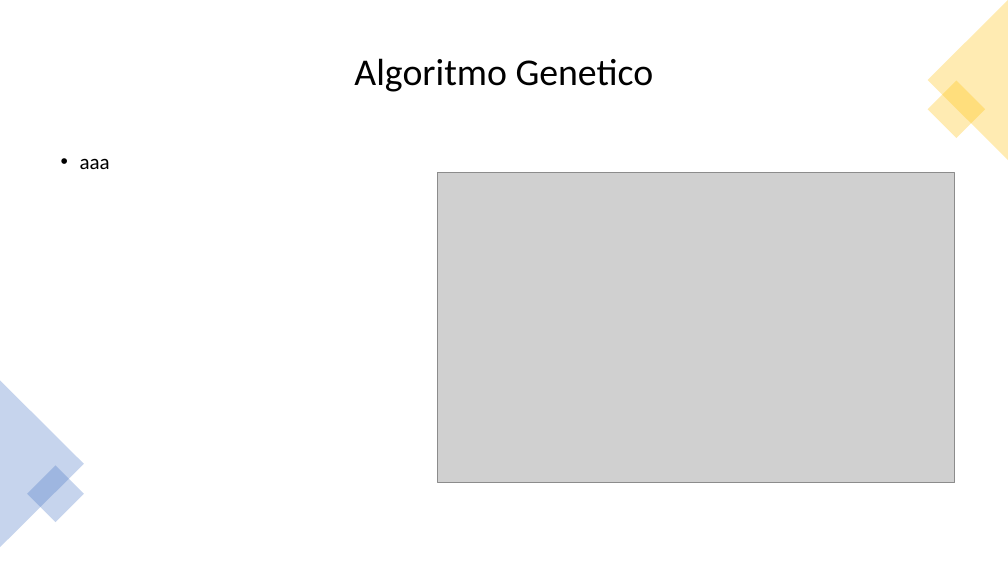
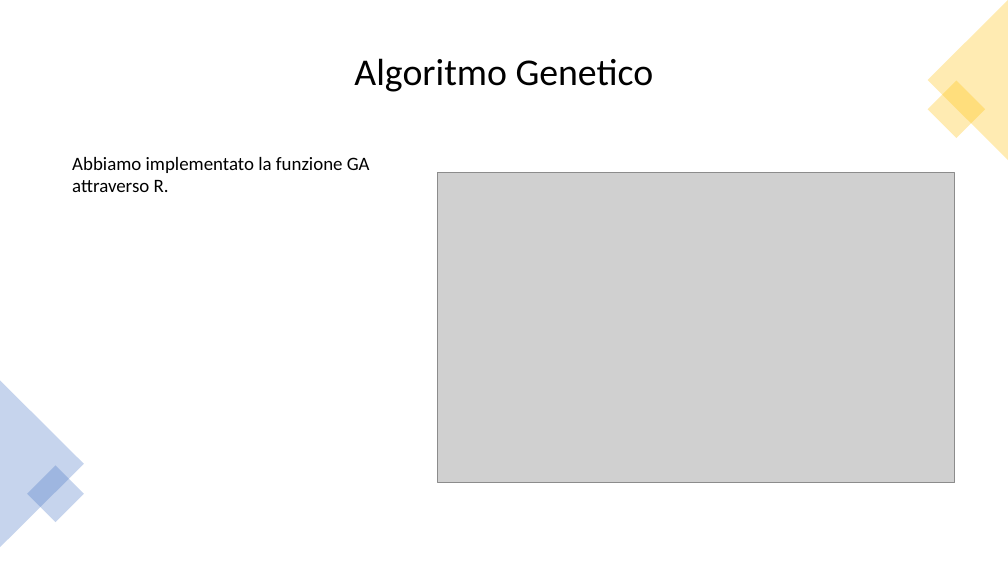
Before and after one commit to af20/mds_decision_making, a slide deck: slide 11 of R/Decision Making slides.pptx. Drawn at 1008x567 pixels with LibreOffice and Linux fonts; fonts in the diff are those of the drawing; grey boxes stand for pictures. Boxes give left, top, right and bottom in pixels: in the first picture for what was removed or moved away, otherwise in the second. Text is boxed around its words. In the diff, an @@ line names an element or a change of style, - is before the commit and + after.

```diff
--- a/R/Decision Making slides.pptx
+++ b/R/Decision Making slides.pptx
@@ text added at bbox=[72, 157, 370, 192], 18 pt, text #000000 @@
+Abbiamo implementato la funzione GA attraverso R.
@@ text removed at bbox=[80, 158, 110, 169] @@
-• aaa
```
Also in this commit, not shown: 2 other slides changed.
